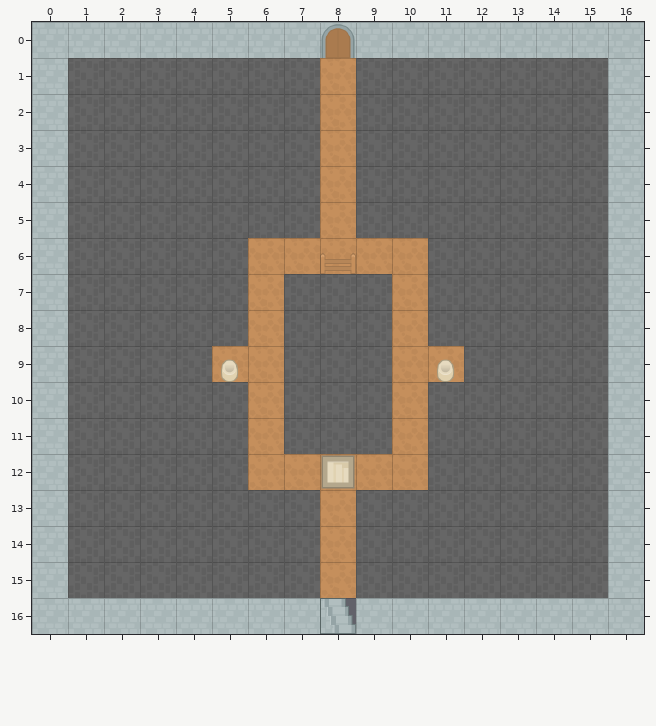
Tiled map: android/assets/map2.tmx. That is the earlier state.
Cells are 64x64 px. Shown: x 0..16, y 0..16.
The result:
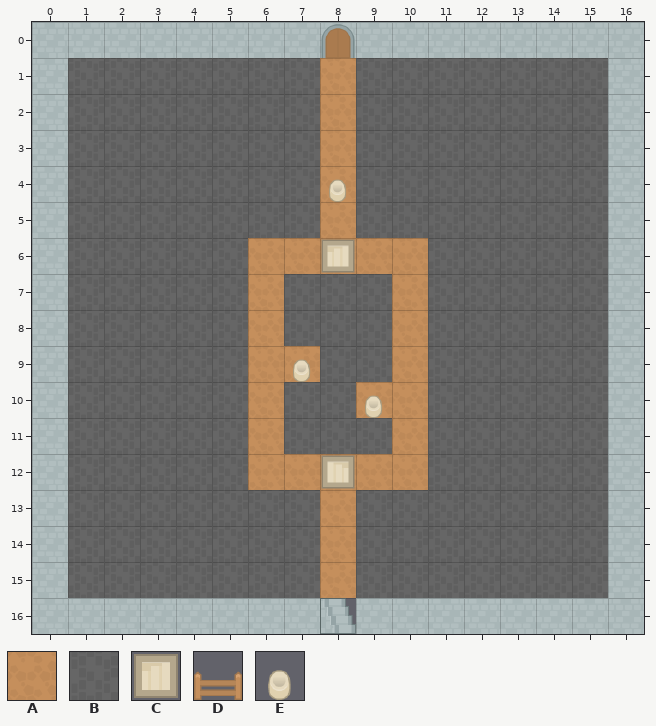
Key: from "RPGpack_sheet": A 26, B 154, C 167, D 246, E 248.
_ is an empty cell.
Tiles replaced or removed in this view: A, B, D, E.
Change:
Changed rows in their new state; . is an unchanged cell.
Layer "Walls":
first column x 5:
 9 B._...B
10 ...._..
Layer "Road":
first column x 5:
 9 _.A..._
10 ....A..
Layer "Keys":
first column x 8:
 4 E
first column x 5:
 9 _.E..._
10 ....E..
Layer "DownTrap":
first column x 8:
 6 C
Layer "UpTrap":
first column x 8:
 6 _
